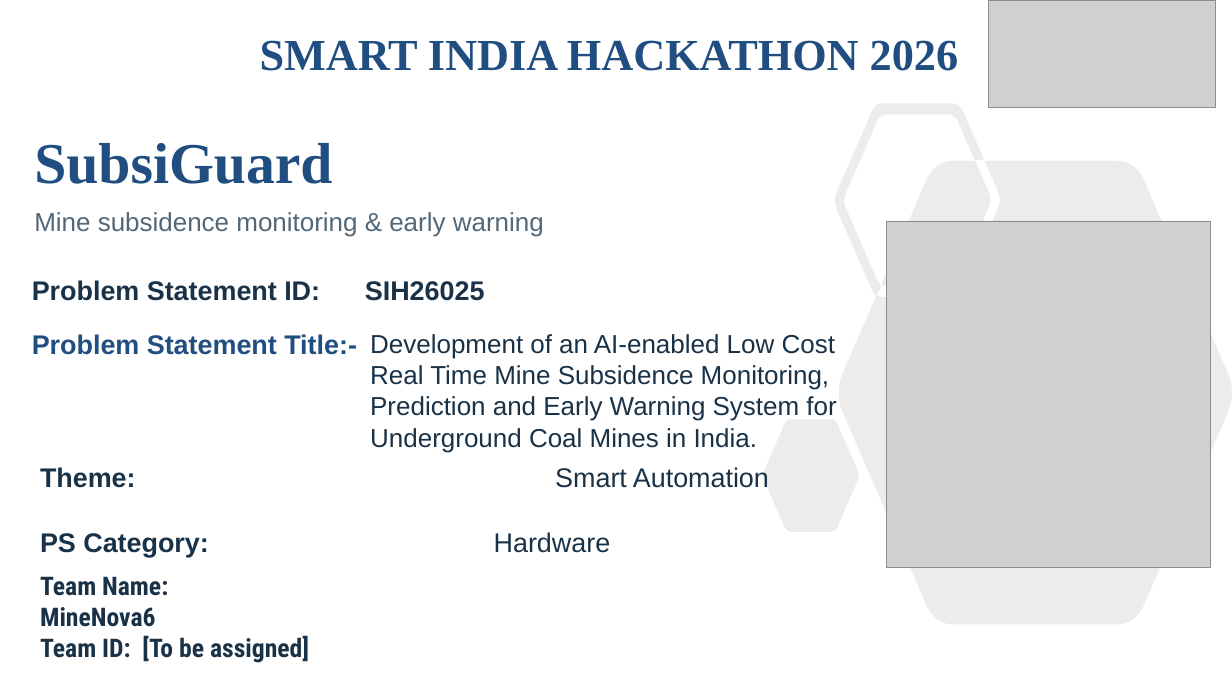
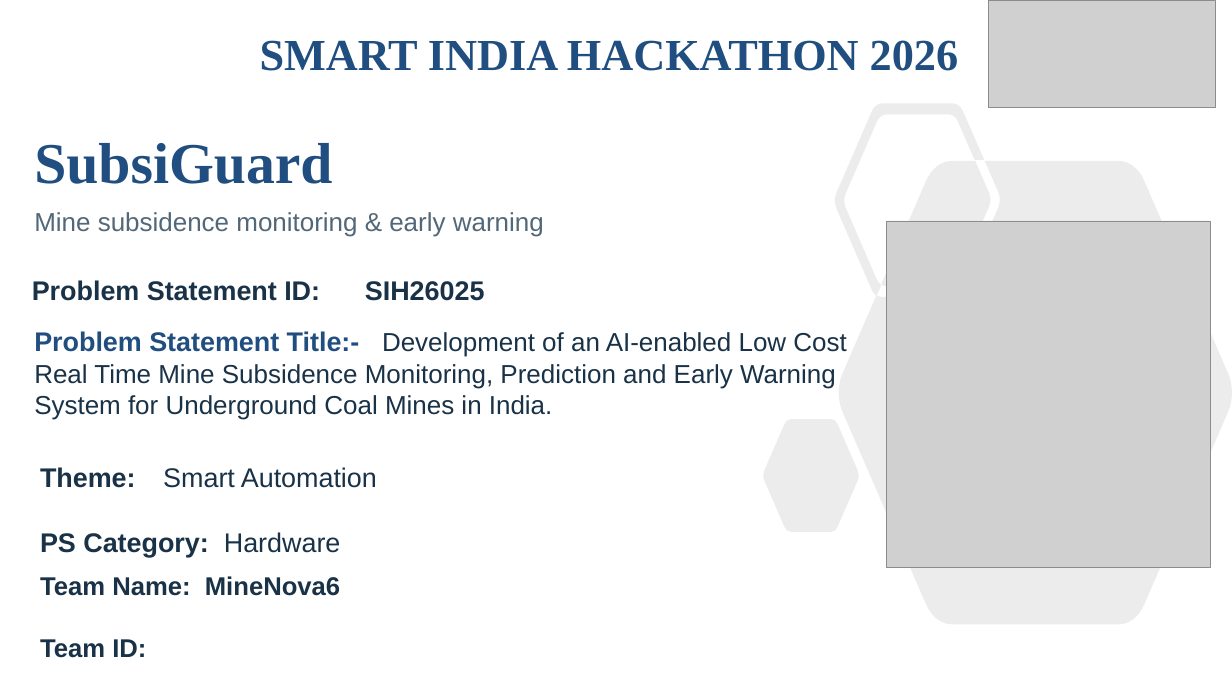
Before and after one commit to sharequesyed/SubsiGuardAI, a slide deck: slide 1 of SubsiGuard_SIH2026_Corrected.pptx. Drawn at 1232x693 pixels with LibreOffice and Linux fonts; fonts in the diff are those of the drawing; grey boxes stand for pictures. Boxes give left, top, right and bottom in pixels: in the first picture for what was removed or moved away, otherwise in the second. Text is boxed around its words. In the diff, an @@ line names an element or a change of style, - is before the commit and + after.

```diff
--- a/SubsiGuard_SIH2026_Corrected.pptx
+++ b/SubsiGuard_SIH2026_Corrected.pptx
@@ text removed at (x1=32, y1=334, x2=357, y2=355) @@
-Problem Statement Title:-
@@ text at (x1=34, y1=331, x2=846, y2=420): text changed @@
-Development of an AI-enabled Low Cost Real Time Mine Subsidence Monitoring, Prediction and Early Warning System for Underground Coal Mines in India.
+Problem Statement Title:- Development of an AI-enabled Low Cost Real Time Mine Subsidence Monitoring, Prediction and Early Warning System for Underground Coal Mines in India.
@@ text "Theme: Smart Automation" rewrapped from (x1=40, y1=467, x2=769, y2=553) to (x1=40, y1=467, x2=377, y2=557) @@
@@ text at (x1=40, y1=576, x2=340, y2=596): font Roboto Condensed to Arial in "Team Name: MineNova6" @@
@@ text at (x1=40, y1=639, x2=146, y2=658): text changed; font Roboto Condensed to Arial @@
-Team ID: [To be assigned]
+Team ID:
```
Also in this commit, not shown: 1 other slide changed, 7 other files.
